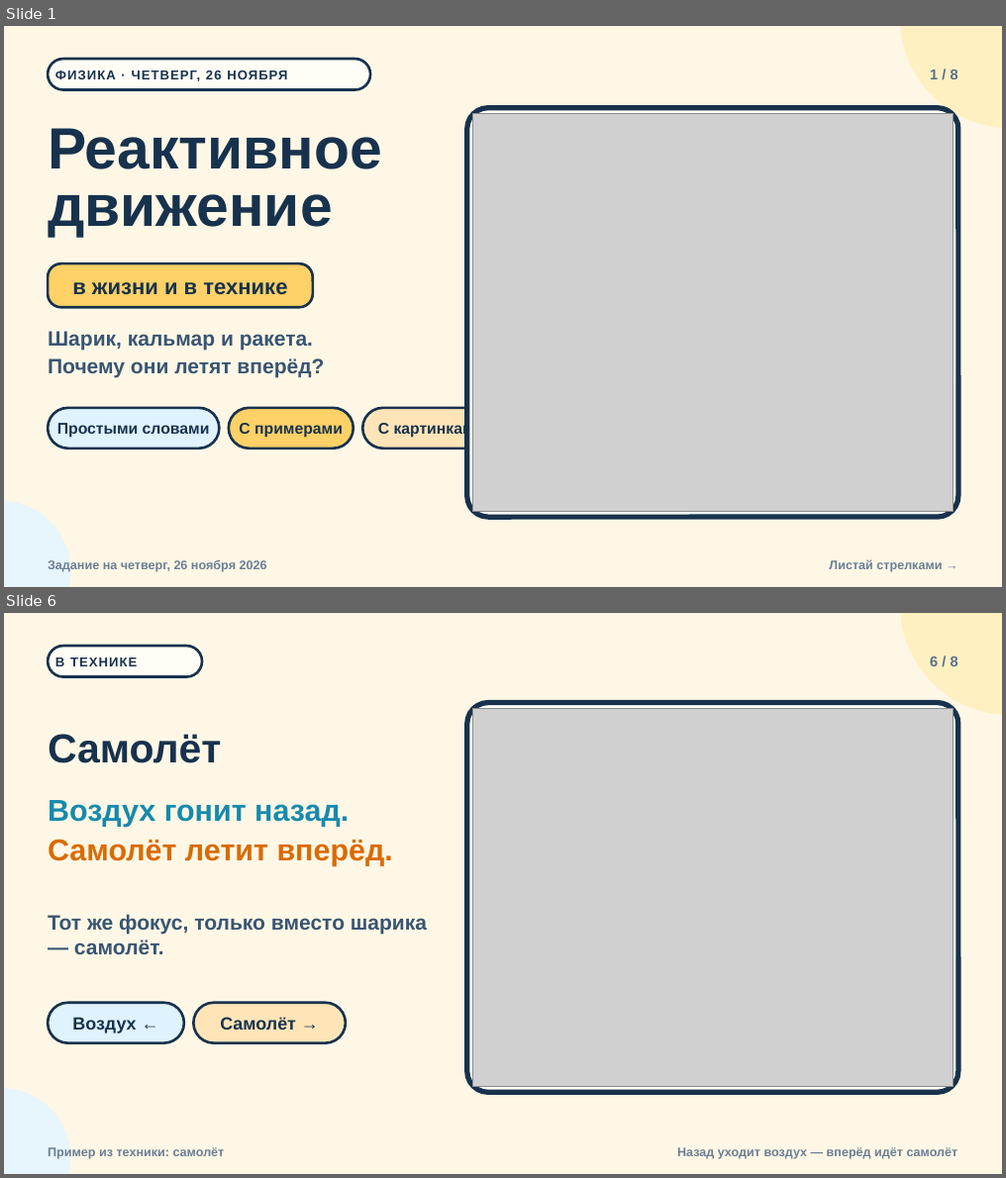
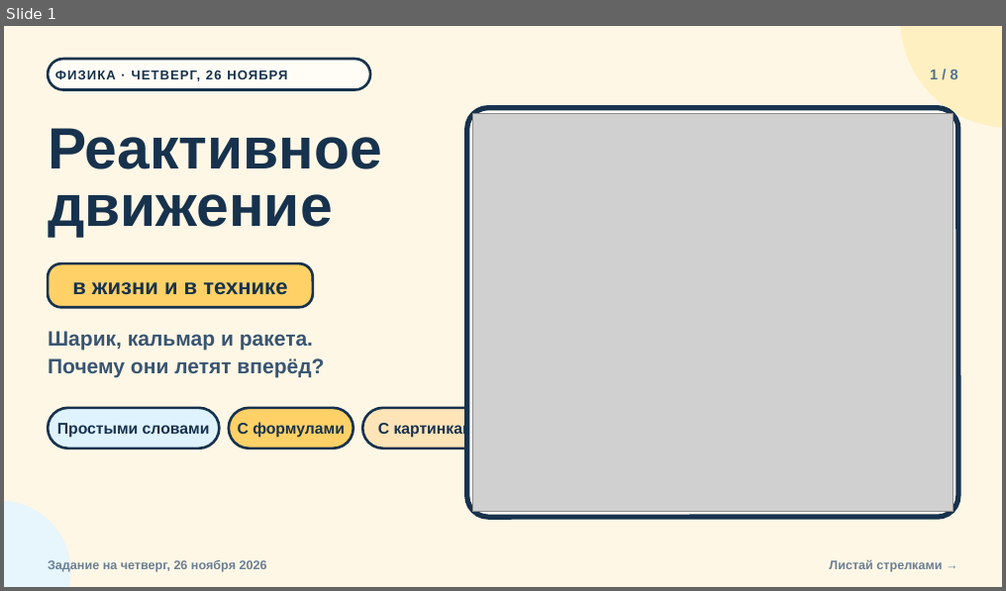
Before and after one commit to NexoMessenger/NexoMessenger, a slide deck: presentations/reaktivnoe-dvizhenie/reaktivnoe-dvizhenie.pptx. Shown one above the other, each under a label of ours: slides 1 and 6 before the commit, slide 1 after it; the slides between them are not shown. The pictures are 1006x1178 and 1006x591 pixels, drawn with LibreOffice and Linux fonts; fonts in the diff are those of the drawing; grey boxes stand for pictures. Boxes give left, top, right and bottom in pixels: in the first picture for what was removed or moved away, otherwise in the second. Text is boxed around its words. In the diff, an @@ line names an element or a change of style, - is before the commit and + after.

```diff
--- a/presentations/reaktivnoe-dvizhenie/reaktivnoe-dvizhenie.pptx
+++ b/presentations/reaktivnoe-dvizhenie/reaktivnoe-dvizhenie.pptx
@@ slide 6 removed at bbox=[4, 613, 1002, 1174], background #FFF7E6 @@
@@ ellipse removed at bbox=[901, 613, 1002, 715] @@
@@ rounded rectangle removed at bbox=[48, 646, 202, 677] @@
@@ text removed at bbox=[55, 656, 137, 669] @@
-В ТЕХНИКЕ
@@ text removed at bbox=[930, 657, 958, 666] @@
-6 / 8
@@ rounded rectangle removed at bbox=[467, 703, 958, 1093] @@
@@ picture removed at bbox=[472, 708, 953, 1087] @@
@@ text removed at bbox=[48, 734, 221, 763] @@
-Самолёт
@@ text removed at bbox=[48, 800, 393, 866] @@
-Воздух гонит назад.
-Самолёт летит вперёд.
@@ text removed at bbox=[48, 914, 427, 955] @@
-Тот же фокус, только вместо шарика — самолёт.
@@ rounded rectangle removed at bbox=[48, 1003, 183, 1044] @@
@@ text removed at bbox=[72, 1017, 136, 1034] @@
-Воздух ←
@@ rounded rectangle removed at bbox=[193, 1003, 346, 1044] @@
@@ text removed at bbox=[220, 1017, 296, 1030] @@
-Самолёт →
@@ ellipse removed at bbox=[4, 1088, 70, 1174] @@
@@ text removed at bbox=[48, 1148, 225, 1159] @@
-Пример из техники: самолёт
@@ text removed at bbox=[677, 1148, 958, 1159] @@
-Назад уходит воздух — вперёд идёт самолёт
@@ slide 1 changed as well @@
@@ text at bbox=[238, 422, 345, 438]: text changed @@
-С примерами
+С формулами
```
Also in this commit, not shown: 7 slides added, 6 other slides removed, 5 other files.
